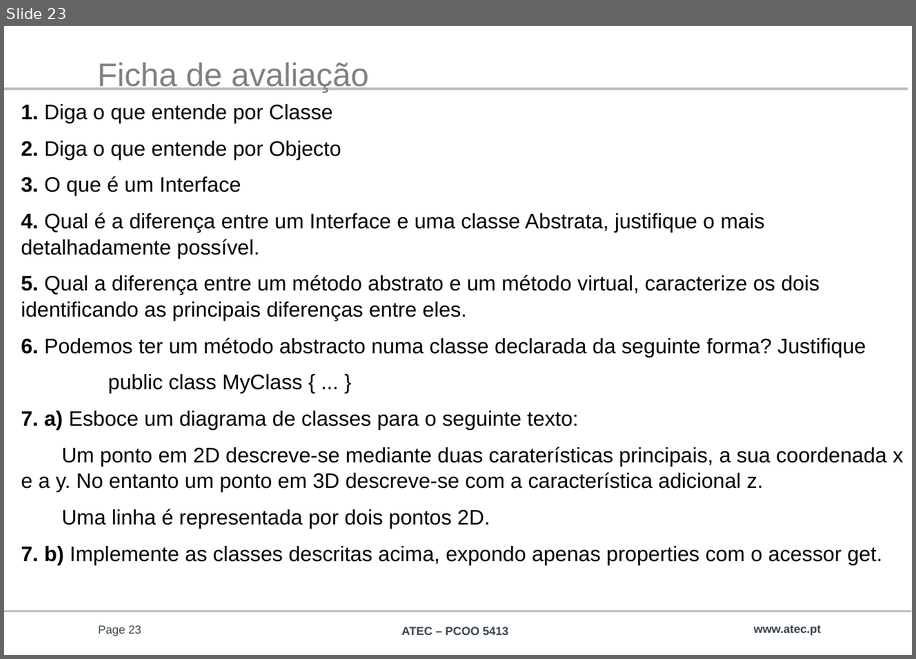
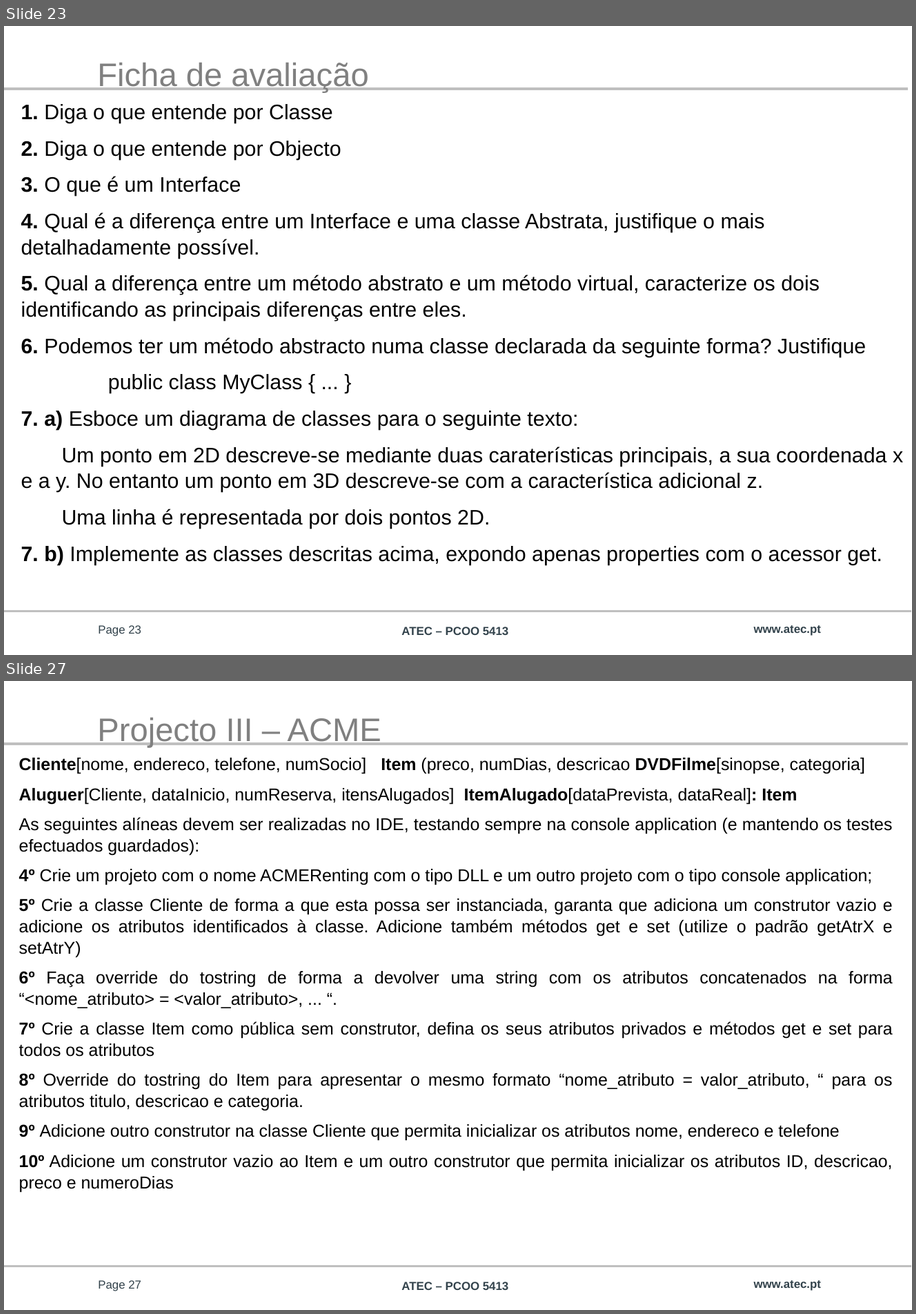
Before and after one commit to atec-avaz/atec, a slide deck: PCOO/PCOO 5413.PPTX. Shown one above the other, each under a label of ours: slide 23 before the commit, slides 23 and 27 after it; the slides between them are not shown. The pictures are 916x659 and 916x1314 pixels, drawn with LibreOffice and Linux fonts; fonts in the diff are those of the drawing; background and template pictures are left out. Boxes give left, top, right and bottom in pixels: in the first picture for what was removed or moved away, otherwise in the second. Text is boxed around its words. In the diff, an @@ line names an element or a change of style, - is before the commit and + after.

```diff
--- a/PCOO/PCOO 5413.PPTX
+++ b/PCOO/PCOO 5413.PPTX
@@ slide 27 added at (4, 681, 912, 1310), background #FFFFFF; not listed: 3 template elements that a slide beside it also shows @@
@@ title added at (97, 718, 381, 747), 28 pt, text #808080 @@
+Projecto III – ACME
@@ text added at (19, 758, 893, 1192), 14.8 pt, text #000000 @@
+Cliente[nome, endereco, telefone, numSocio] Item (preco, numDias, descricao DVDFilme[sinopse, categoria]
+Aluguer[Cliente, dataInicio, numReserva, itensAlugados] ItemAlugado[dataPrevista, dataReal]: Item
+As seguintes alíneas devem ser realizadas no IDE, testando sempre na console application (e mantendo os testes efectuados guardados):
+4º Crie um projeto com o nome ACMERenting com o tipo DLL e um outro projeto com o tipo console application;
+5º Crie a classe Cliente de forma a que esta possa ser instanciada, garanta que adiciona um construtor vazio e adicione os atributos identificados à classe. Adicione também métodos get e set (utilize o padrão getAtrX e setAtrY)
+6º Faça override do tostring de forma a devolver uma string com os atributos concatenados na forma “<nome_atributo> = <valor_atributo>, ... “.
+7º Crie a classe Item como pública sem construtor, defina os seus atributos privados e métodos get e set para todos os atributos
+8º Override do tostring do Item para apresentar o mesmo formato “nome_atributo = valor_atributo, “ para os atributos titulo, descricao e categoria.
+9º Adicione outro construtor na classe Cliente que permita inicializar os atributos nome, endereco e telefone
+10º Adicione um construtor vazio ao Item e um outro construtor que permita inicializar os atributos ID, descricao, preco e numeroDias
@@ page number added at (98, 1280, 141, 1291), 10 pt, text #33434C @@
+Page 27
@@ text added at (754, 1280, 821, 1290), 10 pt, text #33434C, bold @@
+www.atec.pt
```
Also in this commit, not shown: 2 slides changed, 2 other slides added.
